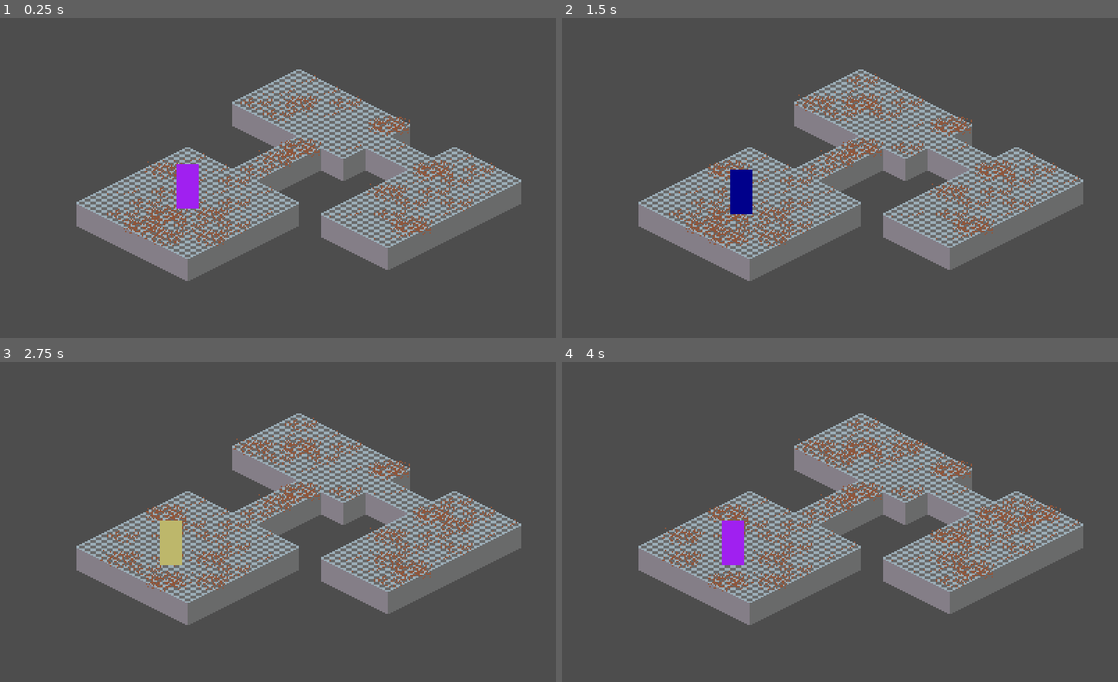
Above: before the commit, frames 1-4 (two rows, left to right).
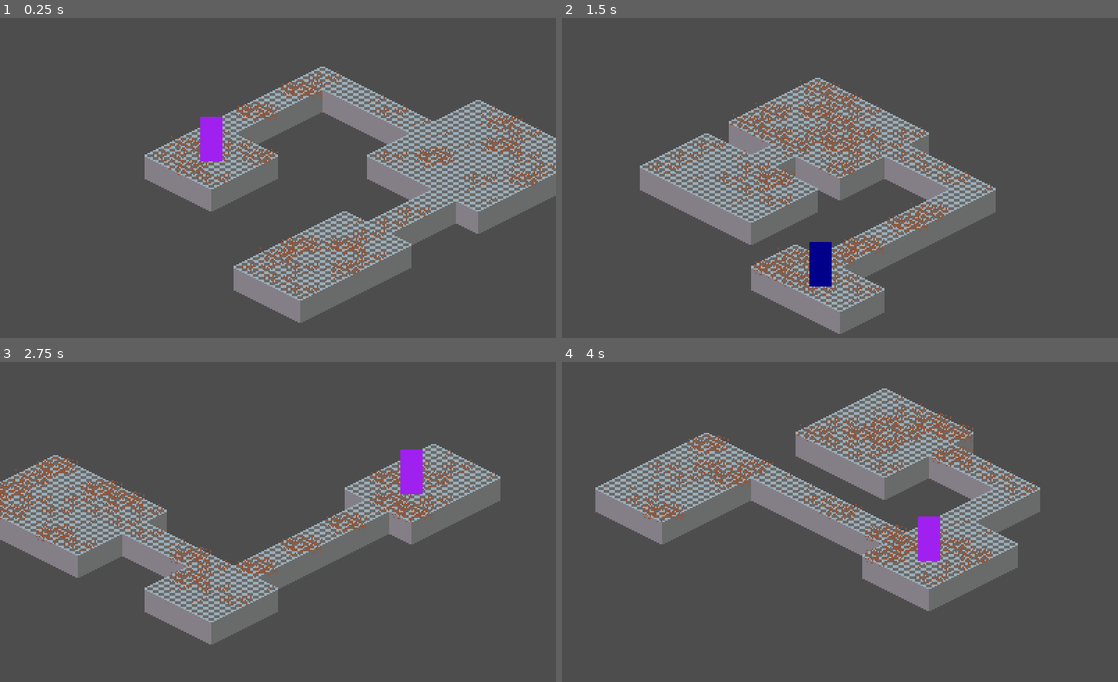
Above: after the commit, the same moments.

Repository: Ruulul/The-Duster
Game: Godot game, scene res://Components/building_generator.tscn
Same seed, same stepped clock (60 frames per second), same inputs: the game is played once before the commit and once after it. Before the commit the project starts from res://test_scene.tscn.
Inputs (mouse positions are in pixels of both pictures, inside the frame that each line leads up to):
- Up to frame 1 (0.25 s): no input
- Up to frame 2 (1.5 s): tap Enter at 0.5 s; move the mouse to (962, 178) at 0.52 s; hold R (refresh) 0.53-1.28 s; move the mouse to (728, 219) at 1.27 s; click (728, 219) at 1.35 s
- Up to frame 3 (2.75 s): move the mouse to (333, 448) at 2.02 s; hold R (refresh) from 2.03 s (still down)
- Up to frame 4 (4 s): tap Space at 2.75 s; move the mouse to (812, 624) at 2.77 s; release R (refresh) at 2.78 s; click (812, 624) at 2.85 s; move the mouse to (1006, 605) at 3.52 s; hold R (refresh) from 3.53 s (still down)

The runs differ from the first frame. In frame 1, 35% of the frame differs, in the area x 13-100%, y 15-96%; in frame 2, 33%; in frame 3, 34%; in frame 4, 35%, in the area x 6-94%, y 8-83%.

Commit message:
new main scene

Diff:
--- a/project.godot
+++ b/project.godot
@@ -11,7 +11,7 @@
 [application]
 
 config/name="The Duster"
-run/main_scene="res://test_scene.tscn"
+run/main_scene="res://Components/building_generator.tscn"
 config/features=PackedStringArray("4.1", "GL Compatibility")
 config/icon="res://icon.svg"
 
Not shown, changed: The Duster.pck
